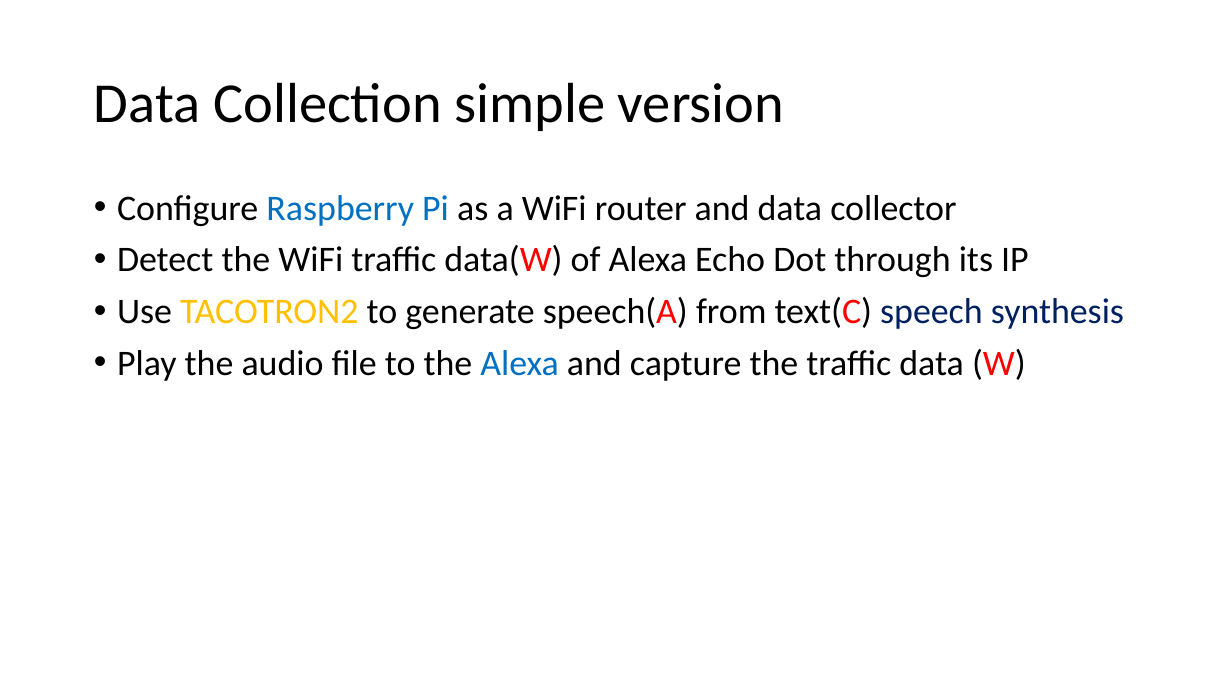
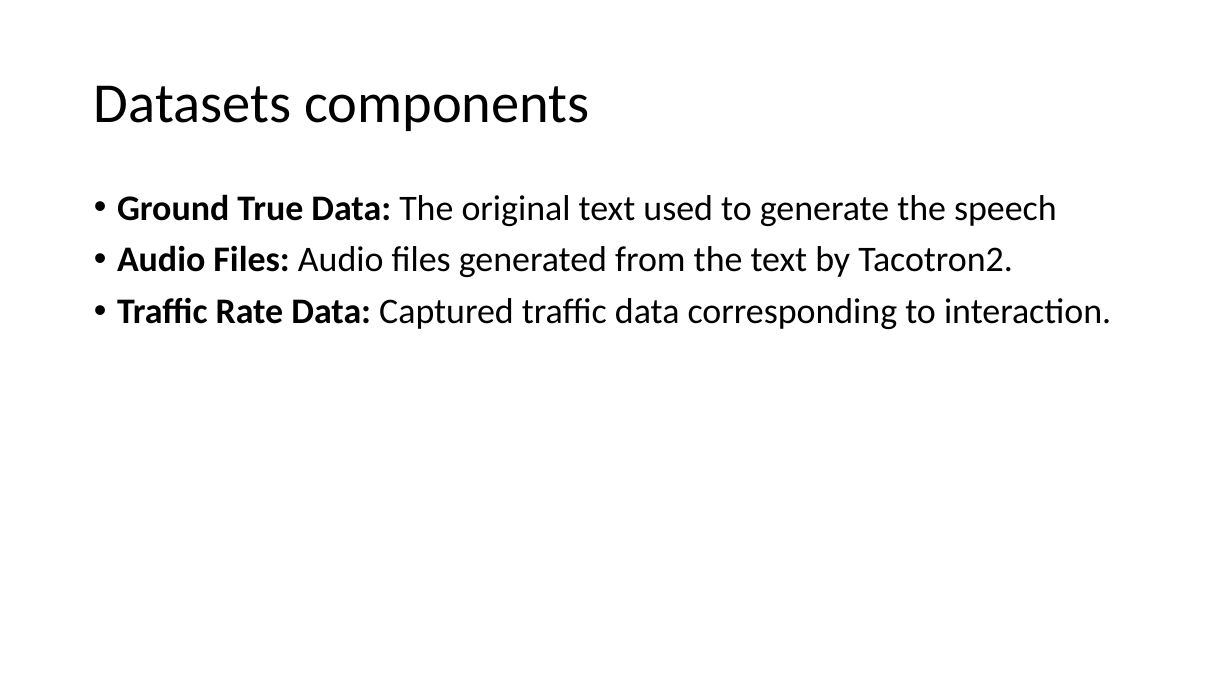
Before and after one commit to GXG-CS/Pi-Alexa, a slide deck: slide 10 of Presentation1.pptx (slide 4 before the commit). Drawn at 1232x693 pixels with LibreOffice and Linux fonts; fonts in the diff are those of the drawing. Boxes give left, top, right and bottom in pixels: in the first picture for what was removed or moved away, otherwise in the second. Text is boxed around its words. In the diff, an @@ line names an element or a change of style, - is before the commit and + after.

Commit message:
Datasets components

```diff
--- a/Presentation1.pptx
+++ b/Presentation1.pptx
@@ title at (x1=94, y1=85, x2=589, y2=131): text changed @@
-Data Collection simple version
+Datasets components
@@ text at (x1=117, y1=194, x2=1111, y2=329): text changed @@
-• Configure Raspberry Pi as a WiFi router and data collector
-• Detect the WiFi traffic data(W) of Alexa Echo Dot through its IP
-• Use TACOTRON2 to generate speech(A) from text(C) speech synthesis
-• Play the audio file to the Alexa and capture the traffic data (W)
+• Ground True Data: The original text used to generate the speech
+• Audio Files: Audio files generated from the text by Tacotron2.
+• Traffic Rate Data: Captured traffic data corresponding to interaction.
```
Also in this commit, not shown: 2 other slides changed, 3 slides added, 1 slide removed, 1 other file.
